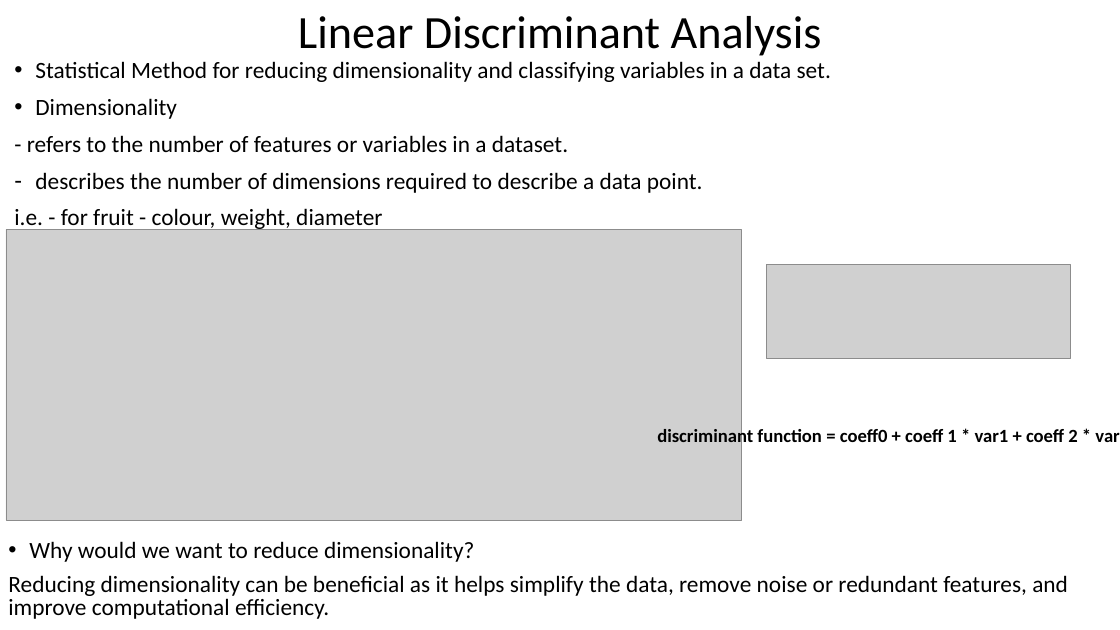
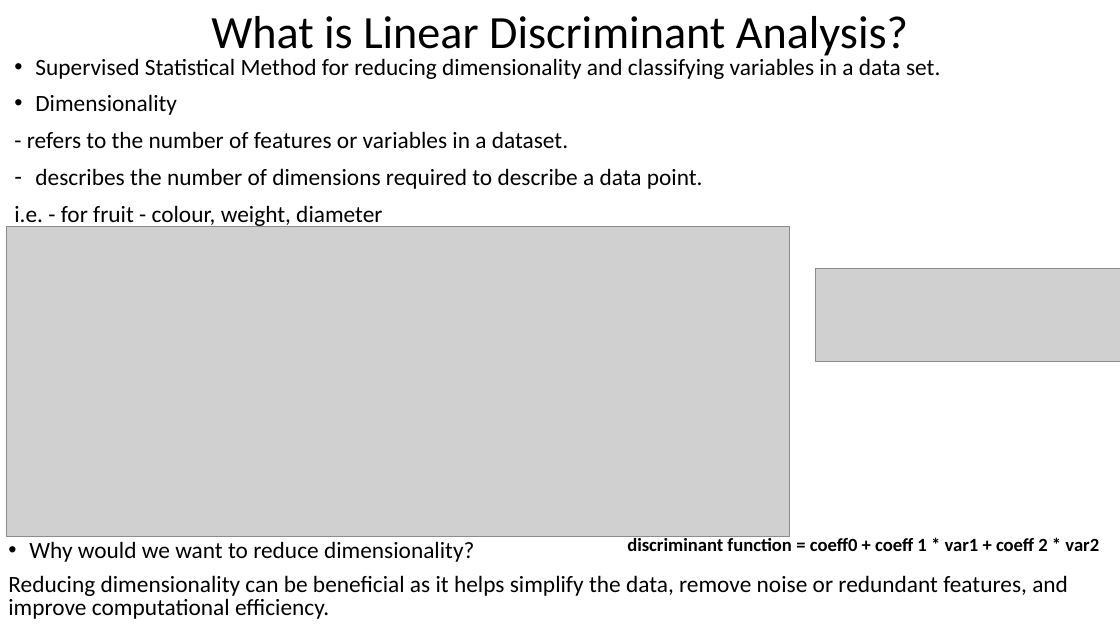
Before and after one commit to djcraig2304/CodeClan_Homework_DavidCraig, a slide deck: slide 2 of Week_11/Linear Discriminant Analysis.pptx. Drawn at 1120x630 pixels with LibreOffice and Linux fonts; fonts in the diff are those of the drawing; grey boxes stand for pictures. Boxes give left, top, right and bottom in pixels: in the first picture for what was removed or moved away, otherwise in the second. Text is boxed around its words. In the diff, an @@ line names an element or a change of style, - is before the commit and + after.

```diff
--- a/Week_11/Linear Discriminant Analysis.pptx
+++ b/Week_11/Linear Discriminant Analysis.pptx
@@ title at box(211, 16, 908, 59): text changed @@
-Linear Discriminant Analysis
+What is Linear Discriminant Analysis?
@@ text at box(35, 55, 940, 79): text changed @@
-• Statistical Method for reducing dimensionality and classifying variables in a data set.
+• Supervised Statistical Method for reducing dimensionality and classifying variables in a data set.
@@ picture: place and size @@
-picture at box(6, 229, 741, 520)
+picture at box(6, 227, 790, 537)
@@ picture: place and size @@
-picture at box(767, 265, 1071, 358)
+picture at box(816, 268, 1120, 361)
@@ text "discriminant function = coeff0 + ..." rewrapped from box(657, 427, 1120, 448) to box(627, 536, 1099, 551) @@
```
Also in this commit, not shown: 2 other slides changed.
